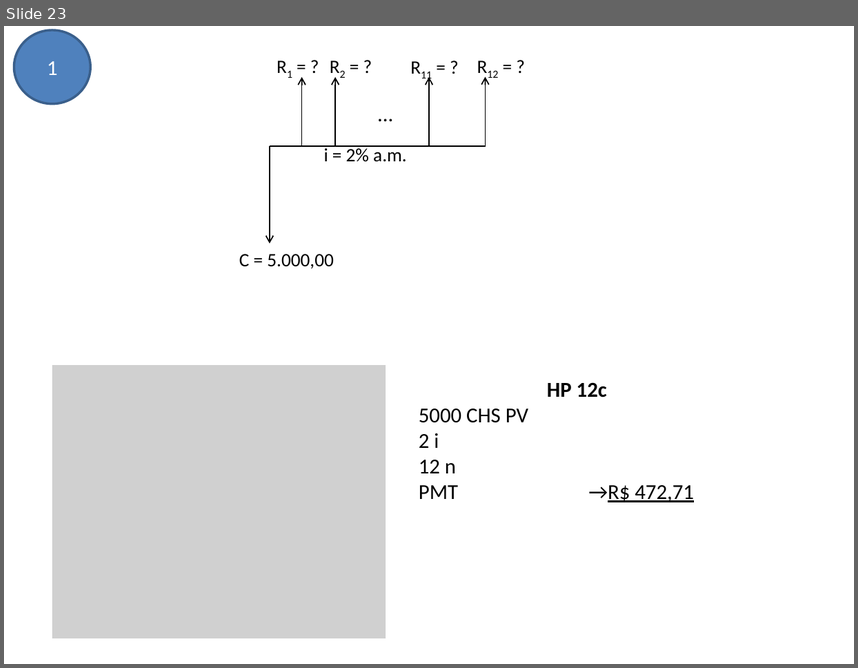
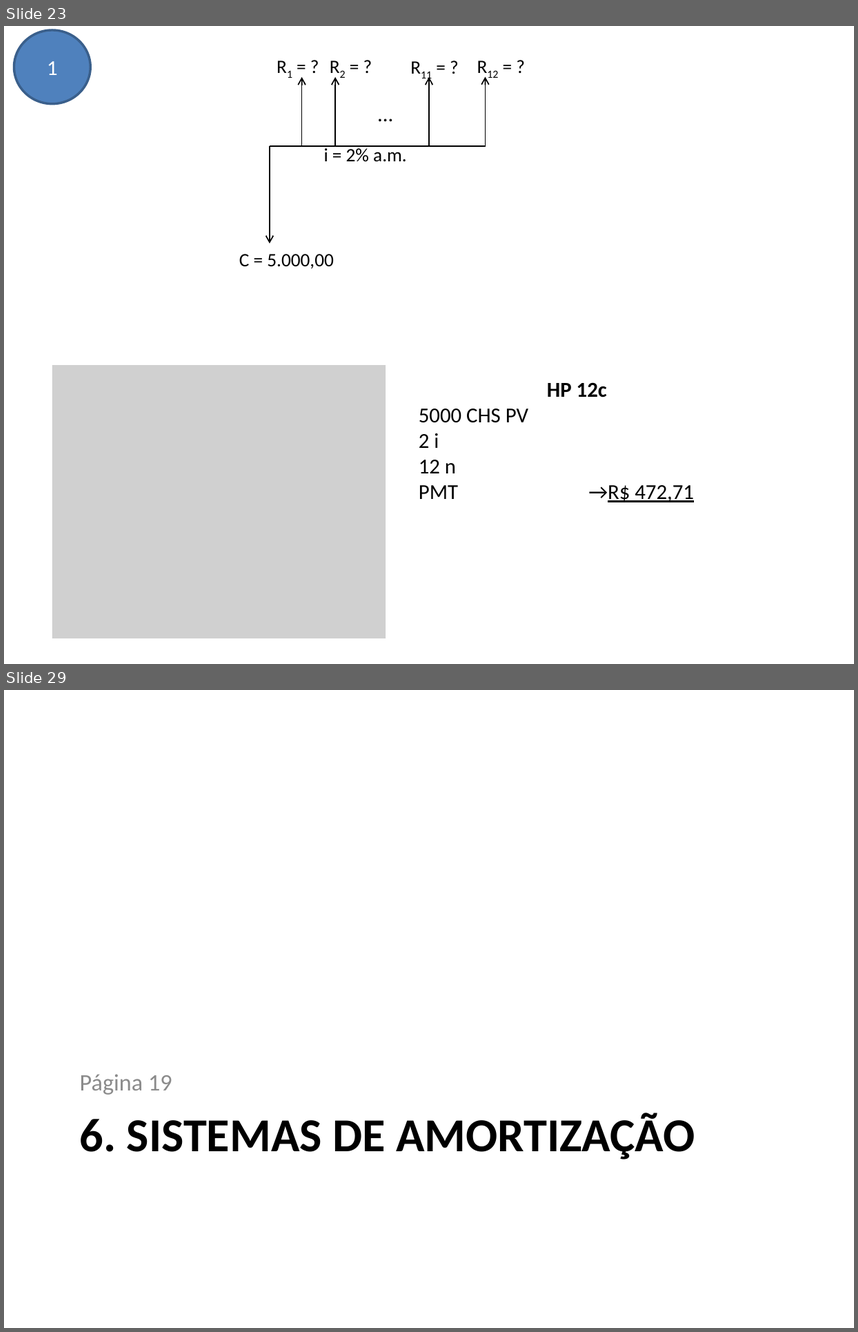
Before and after one commit to avelinoferreiragf/avelino, a slide deck: Gestao Estrategica TI/06 - Análise de Viabilidade de Projetos/Exercícios.pptx. Shown one above the other, each under a label of ours: slide 23 before the commit, slides 23 and 29 after it; the slides between them are not shown. The pictures are 858x668 and 858x1332 pixels, drawn with LibreOffice and Linux fonts; fonts in the diff are those of the drawing; grey boxes stand for pictures. Boxes give left, top, right and bottom in pixels: in the first picture for what was removed or moved away, otherwise in the second. Text is boxed around its words. In the diff, an @@ line names an element or a change of style, - is before the commit and + after.

```diff
--- a/Gestao Estrategica TI/06 - Análise de Viabilidade de Projetos/Exercícios.pptx
+++ b/Gestao Estrategica TI/06 - Análise de Viabilidade de Projetos/Exercícios.pptx
@@ slide 29 added at (4,690,854,1328), background #FFFFFF @@
@@ text added at (80,1074,172,1094), 20 pt, text #8C8C8C @@
+Página 19
@@ title added at (80,1112,695,1159), 40 pt, text #000000, bold @@
+6. SISTEMAS DE AMORTIZAÇÃO
```
Also in this commit, not shown: 13 other slides added.
